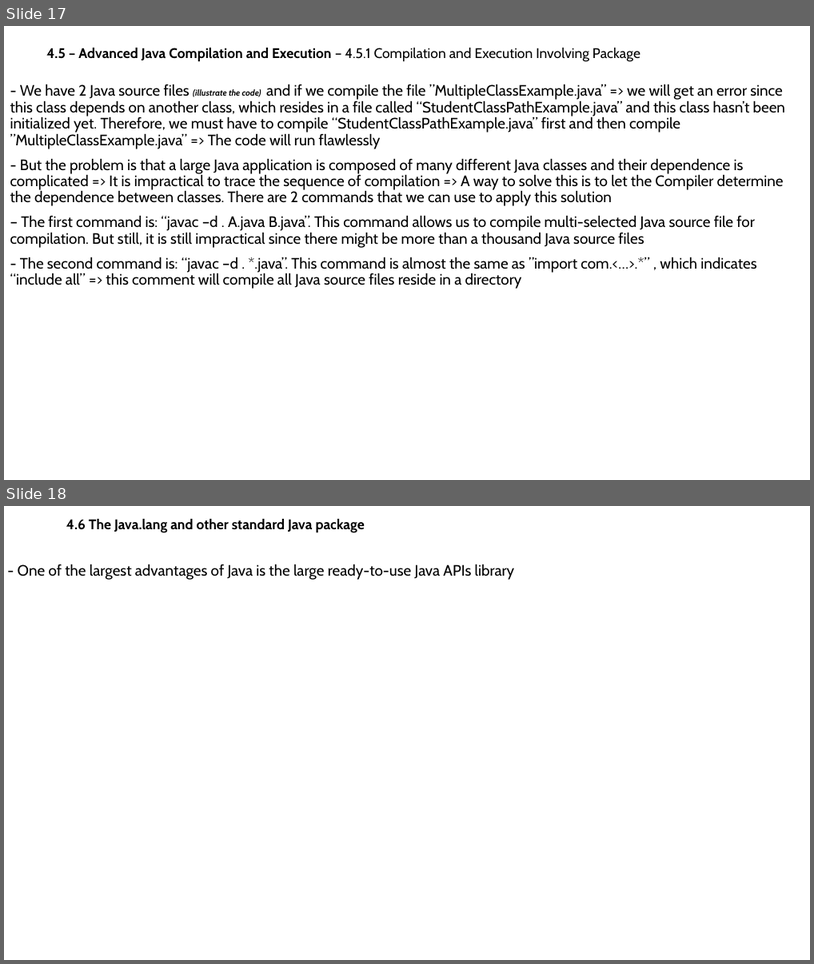
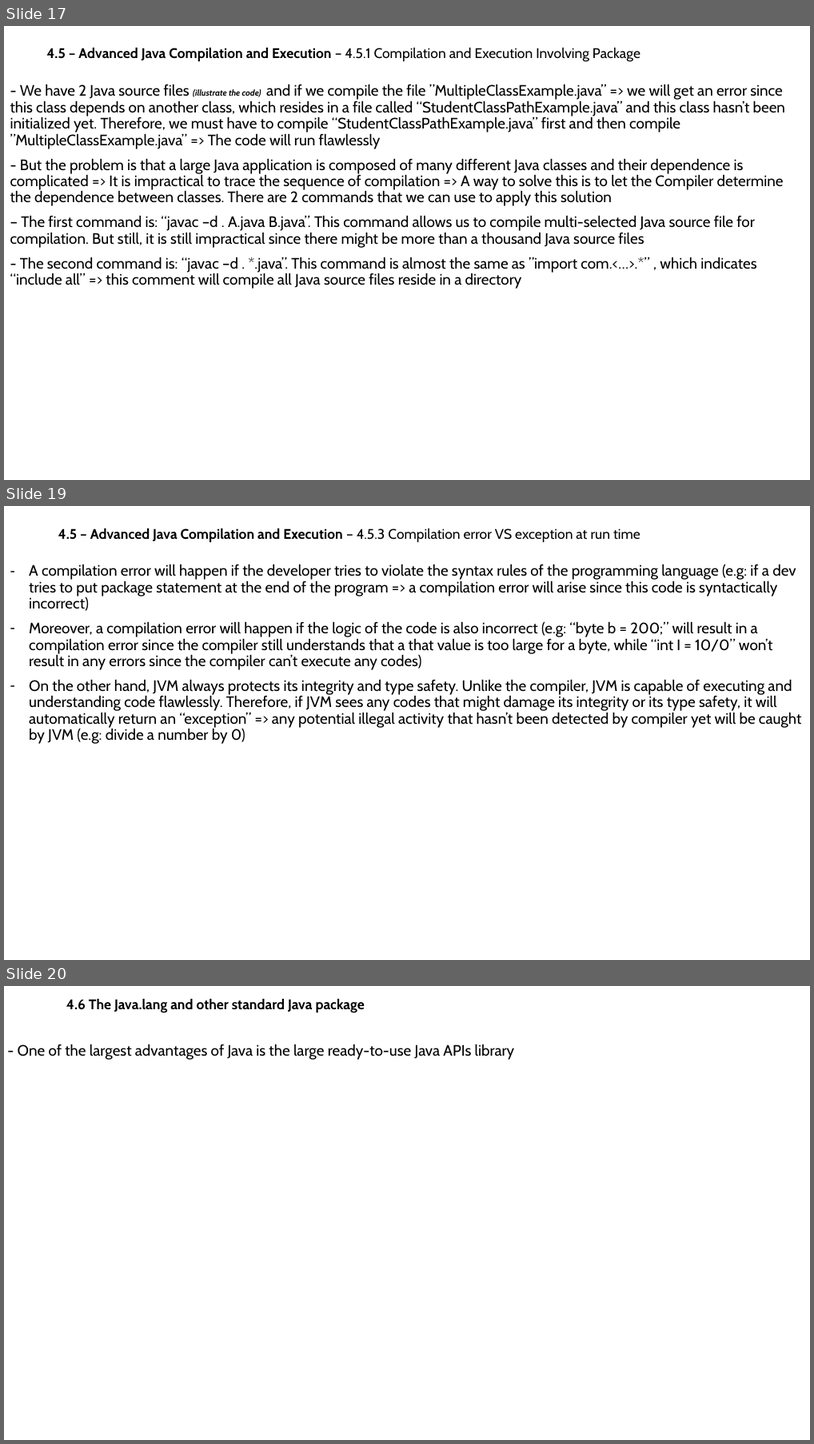
Before and after one commit to MaiDinhVinh/CS-Java, a slide deck: Java SE 8 Teaching Material/Chapter 4 - Basic Java Elements.pptx. Shown one above the other, each under a label of ours: slides 17 and 18 before the commit, slides 17, 19 and 20 after it; the slides between them are not shown. The pictures are 814x964 and 814x1444 pixels, drawn with LibreOffice and Linux fonts; fonts in the diff are those of the drawing. Boxes give left, top, right and bottom in pixels: in the first picture for what was removed or moved away, otherwise in the second. Text is boxed around its words. In the diff, an @@ line names an element or a change of style, - is before the commit and + after.

```diff
--- a/Java SE 8 Teaching Material/Chapter 4 - Basic Java Elements.pptx
+++ b/Java SE 8 Teaching Material/Chapter 4 - Basic Java Elements.pptx
@@ slide 19 added at (4,506,810,960), background #FFFFFF @@
@@ subtitle added at (58,528,641,543), 16.6 pt, text #000000 @@
+4.5 – Advanced Java Compilation and Execution – 4.5.3 Compilation error VS exception at run time
@@ text added at (29,564,802,744), 18 pt, text #000000 @@
+– A compilation error will happen if the developer tries to violate the syntax rules of the programming language (e.g: if a dev tries to put package statement at the end of the program => a compilation error will arise since this code is syntactically incorrect)
+– Moreover, a compilation error will happen if the logic of the code is also incorrect (e.g: “byte b = 200;” will result in a compilation error since the compiler still understands that a that value is too large for a byte, while “int I = 10/0” won’t result in any errors since the compiler can’t execute any codes)
+– On the other hand, JVM always protects its integrity and type safety. Unlike the compiler, JVM is capable of executing and understanding code flawlessly. Therefore, if JVM sees any codes that might damage its integrity or its type safety, it will automatically return an “exception” => any potential illegal activity that hasn’t been detected by compiler yet will be caught by JVM (e.g: divide a number by 0)
@@ what was slide 18 is now slide 20 @@
```
Also in this commit, not shown: 1 other slide added.
